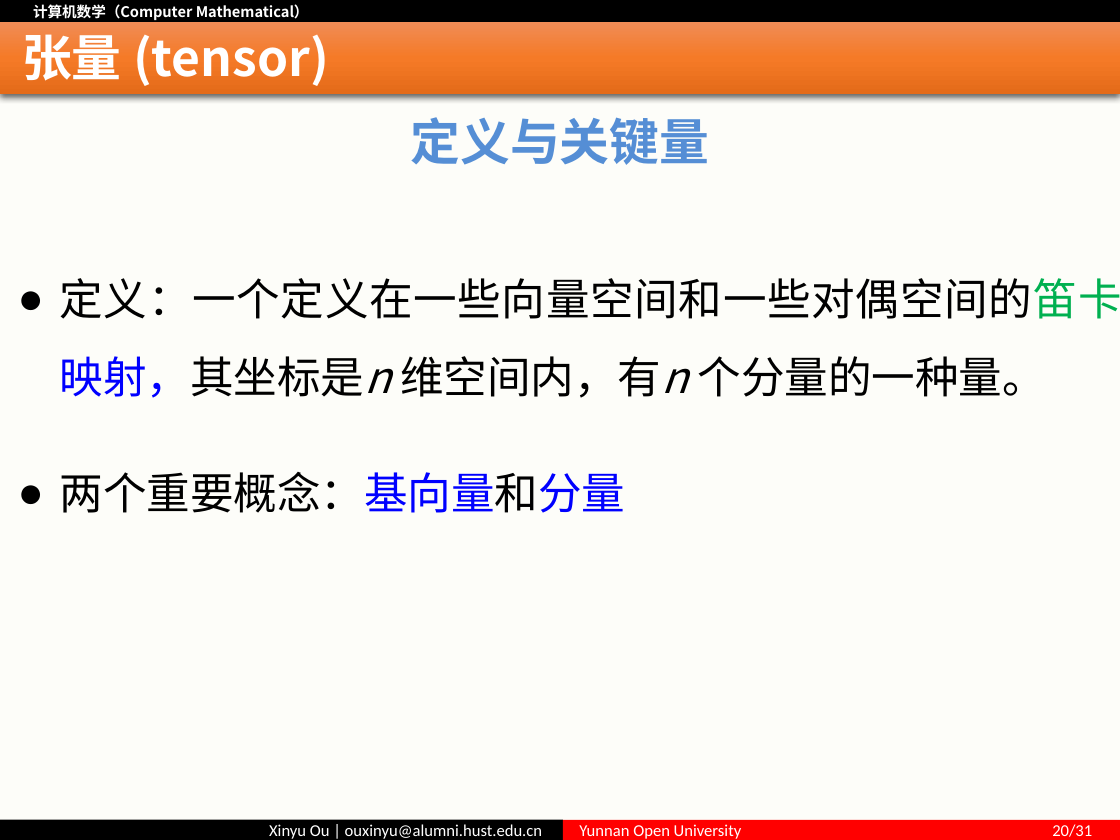
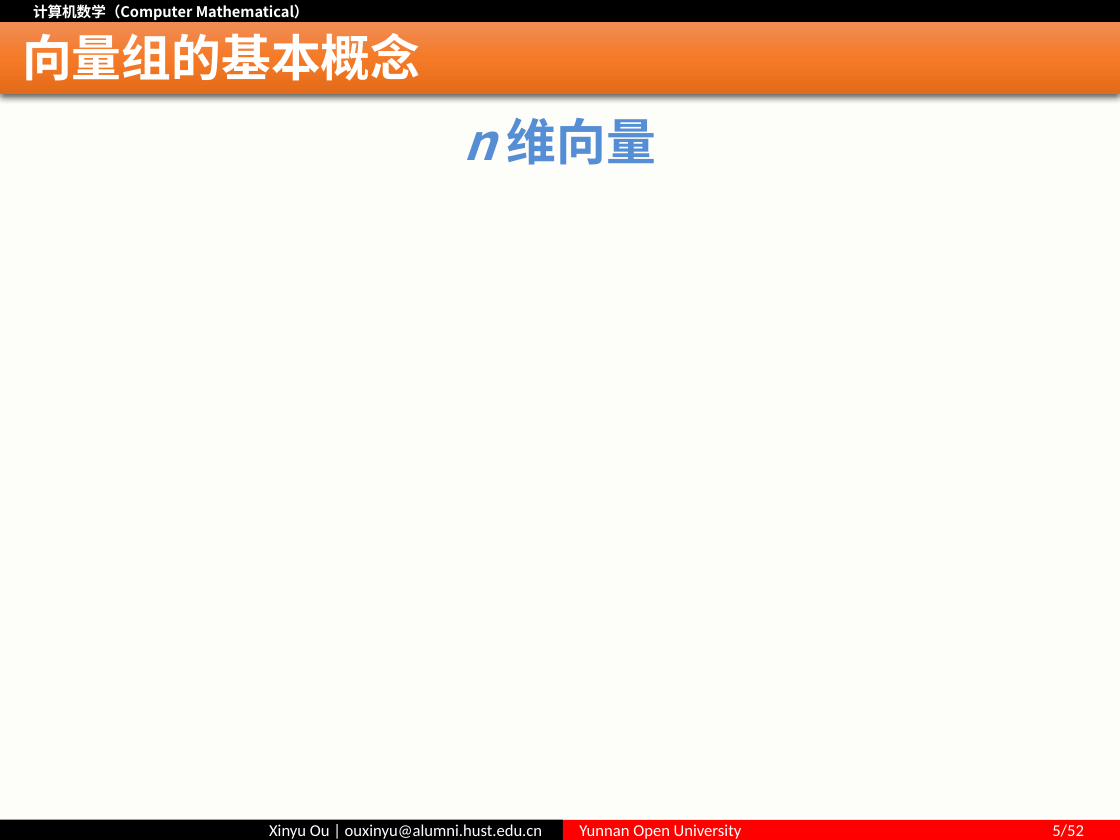
Before and after one commit to ouxinyu/Teaching, a slide deck: slide 5 of ComputerMath/PPT/第03讲 基底与坐标.pptx (slide 20 before the commit). Drawn at 1120x840 pixels with LibreOffice and Linux fonts; fonts in the diff are those of the drawing; grey boxes stand for pictures. Boxes give left, top, right and bottom in pixels: in the first picture for what was removed or moved away, otherwise in the second. Text is boxed around its words. In the diff, an @@ line names an element or a change of style, - is before the commit and + after.

Commit message:
Lecture 03

```diff
--- a/ComputerMath/PPT/第03讲 基底与坐标.pptx
+++ b/ComputerMath/PPT/第03讲 基底与坐标.pptx
@@ title at bbox=[22, 33, 420, 89]: text changed @@
-张量 (tensor)
+向量组的基本概念
@@ text at bbox=[464, 117, 656, 165]: text changed @@
-定义与关键量
+n 维向量
@@ text removed at bbox=[60, 278, 1120, 513] @@
-● 定义：一个定义在一些向量空间和一些对偶空间的笛卡尔积上的多重线性映射，其坐标是n 维空间内，有n 个分量的一种量。
-● 两个重要概念：基向量和分量
@@ text in rectangle at bbox=[579, 824, 1084, 839]: text changed @@
-Yunnan Open University 20/31
+Yunnan Open University 5/52
```
Also in this commit, not shown: 5 other slides changed, 45 slides added, 32 slides removed, 4 other files.
